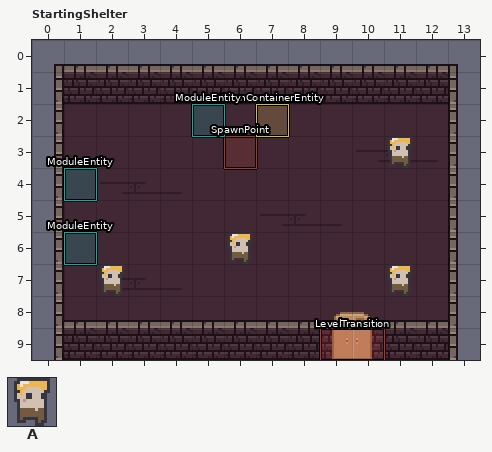
Level history. LDtk project: assets/maps/ldtk/test.ldtk. The picture above was drawn from the file before the commit.
Cells are 16x16 px. Shown: StartingShelter x 0..13, y 0..9. The commit also changed other parts of the map, which this record leaves out.
Key: from "Mainsheet": A 11.
Objects are placed by their top-left corner, in cells (3,4 is the top-left corner of cell 3,4); size is 1x1 cell unless given.
Layers that did not change in this view are not listed.
Objects on layer "Entities" before:
"LevelTransition" rectangle at 9,9 size 2x1
"SpawnPoint" rectangle at 6,3
"PermContainerEntity" rectangle at 7,2
"ModuleEntity" rectangle at 5,2
"ModuleEntity" rectangle at 1,6
"ModuleEntity" rectangle at 1,4
A "CreatureEntity" at 6,6
A "CreatureEntity" at 11,3
A "CreatureEntity" at 2,7
A "CreatureEntity" at 11,7
Once edited:
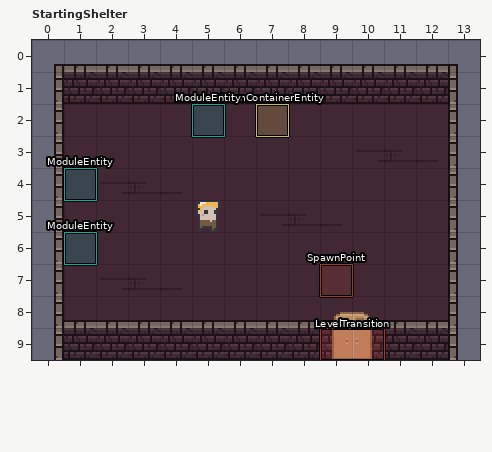
From old to new:
{"where": "layer \"Entities\""}
{"was": "\"SpawnPoint\" rectangle at 6,3", "now": "\"SpawnPoint\" rectangle at 9,7"}
{"now": "A \"CreatureEntity\" at 5,5"}
{"was": "A \"CreatureEntity\" at 6,6"}
{"was": "A \"CreatureEntity\" at 11,3"}
{"was": "A \"CreatureEntity\" at 2,7"}
{"was": "A \"CreatureEntity\" at 11,7"}
